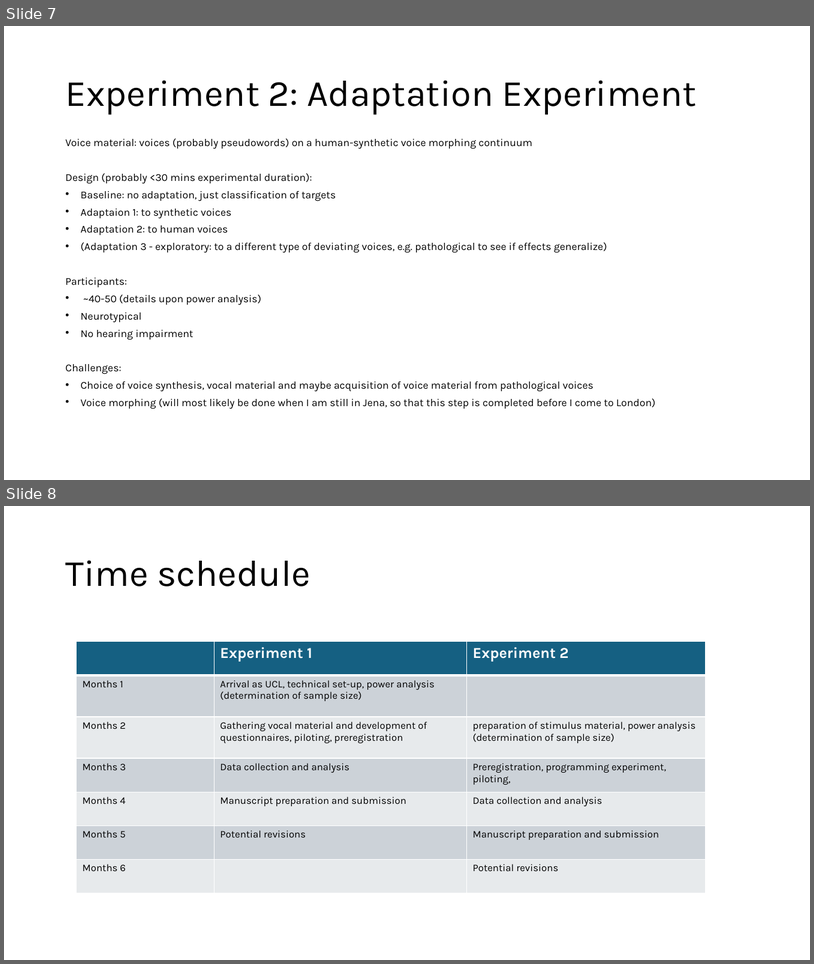
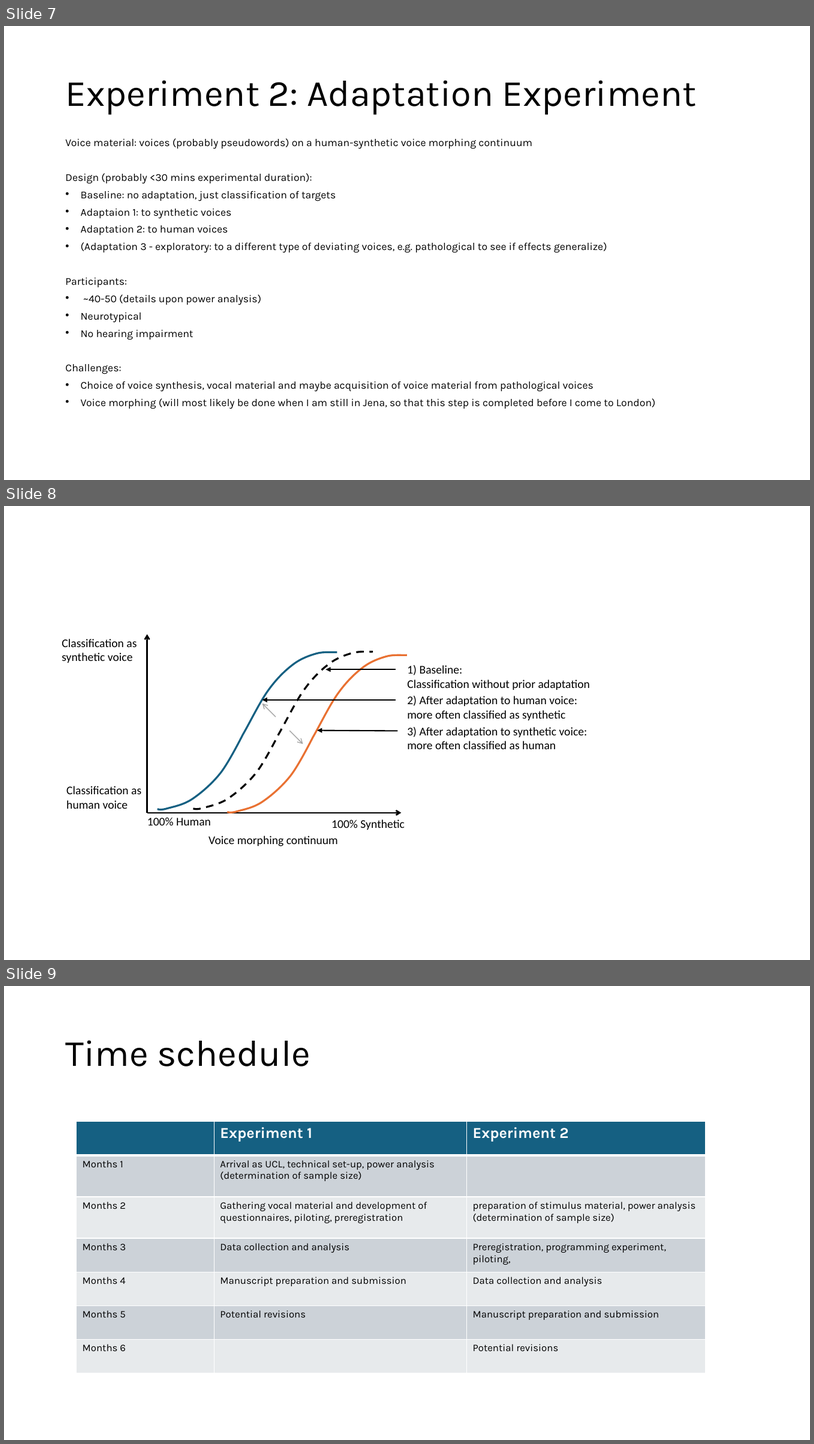
Before and after one commit to ChristineNussbaum/2024_Naturalness_Project, a slide deck: PRIME/Kurzstipendium/DAAD_experiments.pptx. Shown one above the other, each under a label of ours: slides 7 and 8 before the commit, slides 7, 8 and 9 after it. The pictures are 814x964 and 814x1444 pixels, drawn with LibreOffice and Linux fonts; fonts in the diff are those of the drawing. Boxes give left, top, right and bottom in pixels: in the first picture for what was removed or moved away, otherwise in the second. Text is boxed around its words. In the diff, an @@ line names an element or a change of style, - is before the commit and + after.

```diff
--- a/PRIME/Kurzstipendium/DAAD_experiments.pptx
+++ b/PRIME/Kurzstipendium/DAAD_experiments.pptx
@@ slide 8 added at (4,506,810,960), background #FFFFFF @@
@@ text added at (62,639,137,663), 14 pt, text #000000 @@
+Classification as
+synthetic voice
@@ arrow added from (147, 813) to (147, 634), #000000 1.75 pt @@
@@ freeform shape added at (158,652,338,809), outline #156082 2.25 pt @@
@@ freeform shape added at (194,652,373,809), outline #000000 2.25 pt dashed @@
@@ freeform shape added at (227,655,407,812), outline #E97132 2.25 pt @@
@@ text added at (407,665,590,690), 14 pt, text #000000 @@
+1) Baseline:
+Classification without prior adaptation
@@ arrow added from (396, 669) to (326, 669), #000000 1.5 pt @@
@@ arrow added from (276, 717) to (263, 703), #A6A6A6 1 pt @@
@@ arrow added from (396, 700) to (263, 700), #000000 1.5 pt @@
@@ text added at (407,696,578,720), 14 pt, text #000000 @@
+2) After adaptation to human voice:
+more often classified as synthetic
@@ arrow added from (290, 730) to (303, 744), #A6A6A6 1 pt @@
@@ arrow added from (398, 730) to (317, 730), #000000 1.5 pt @@
@@ text added at (407,727,588,749), 14 pt, text #000000 @@
+3) After adaptation to synthetic voice:
+more often classified as human
@@ text added at (66,786,141,808), 14 pt, text #000000 @@
+Classification as
+human voice
@@ arrow added from (147, 813) to (401, 813), #000000 1.75 pt @@
@@ text added at (147,817,211,825), 14 pt, text #000000 @@
+100% Human
@@ text added at (332,819,405,829), 14 pt, text #000000 @@
+100% Synthetic
@@ text added at (209,835,338,846), 14 pt, text #000000 @@
+Voice morphing continuum
@@ what was slide 8 is now slide 9 @@
```
Also in this commit, not shown: 1 slide changed, 34 other files.
